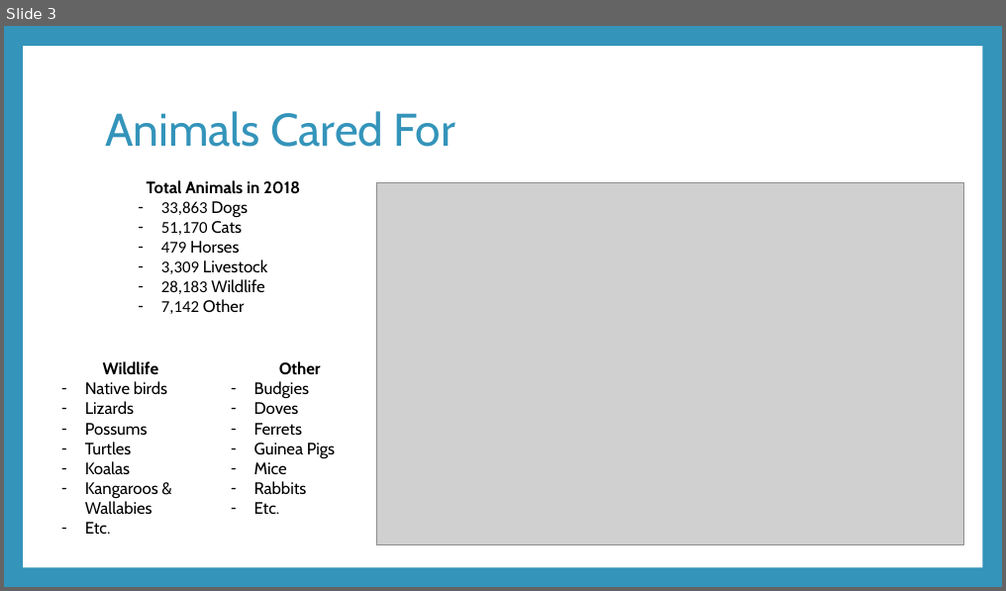
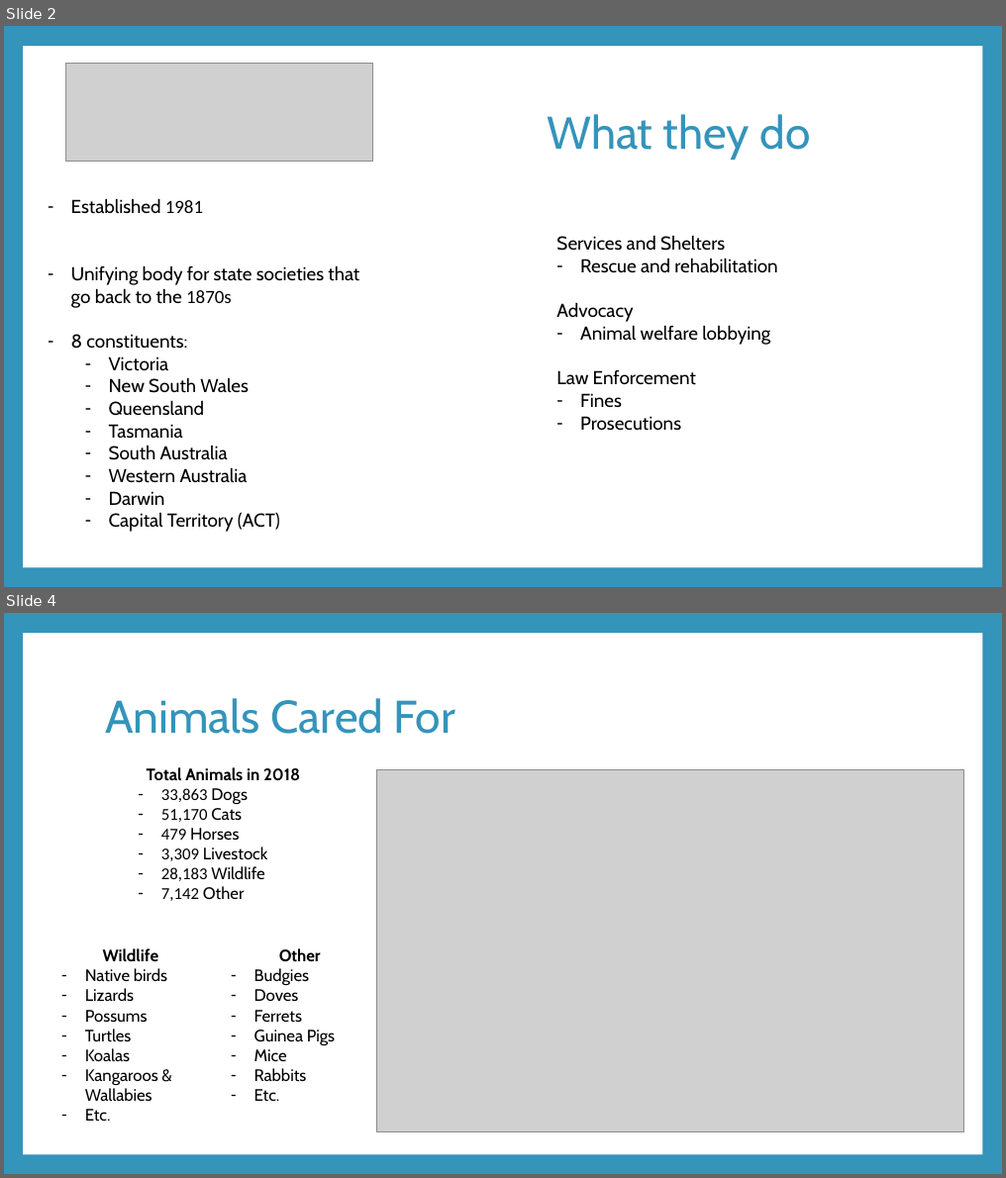
Before and after one commit to awyllie87/RSPCA, a slide deck: presentation.pptx. Shown one above the other, each under a label of ours: slide 3 before the commit, slides 2 and 4 after it; the slides between them are not shown. The pictures are 1006x591 and 1006x1178 pixels, drawn with LibreOffice and Linux fonts; fonts in the diff are those of the drawing; grey boxes stand for pictures. Boxes give left, top, right and bottom in pixels: in the first picture for what was removed or moved away, otherwise in the second. Text is boxed around its words. In the diff, an @@ line names an element or a change of style, - is before the commit and + after.

```diff
--- a/presentation.pptx
+++ b/presentation.pptx
@@ slide 2 added at (4, 26, 1002, 587), background #3494BA; not listed: 1 template element that a slide beside it also shows @@
@@ picture added at (66, 63, 372, 162) @@
@@ title added at (547, 114, 811, 160), 44 pt, text #3494BA @@
+What they do
@@ text added at (71, 198, 359, 532), 18 pt, text #000000 @@
+– Established 1981
+– Unifying body for state societies that go back to the 1870s
+– 8 constituents:
+  – Victoria
+  – New South Wales
+  – Queensland
+  – Tasmania
+  – South Australia
+  – Western Australia
+  – Darwin
+  – Capital Territory (ACT)
@@ text added at (556, 235, 777, 431), 18 pt, text #000000 @@
+Services and Shelters
+– Rescue and rehabilitation
+Advocacy
+– Animal welfare lobbying
+Law Enforcement
+– Fines
+– Prosecutions
@@ what was slide 3 is now slide 4 @@
```
Also in this commit, not shown: 5 slides changed, 5 other slides added, 1 slide removed, 7 other files.
